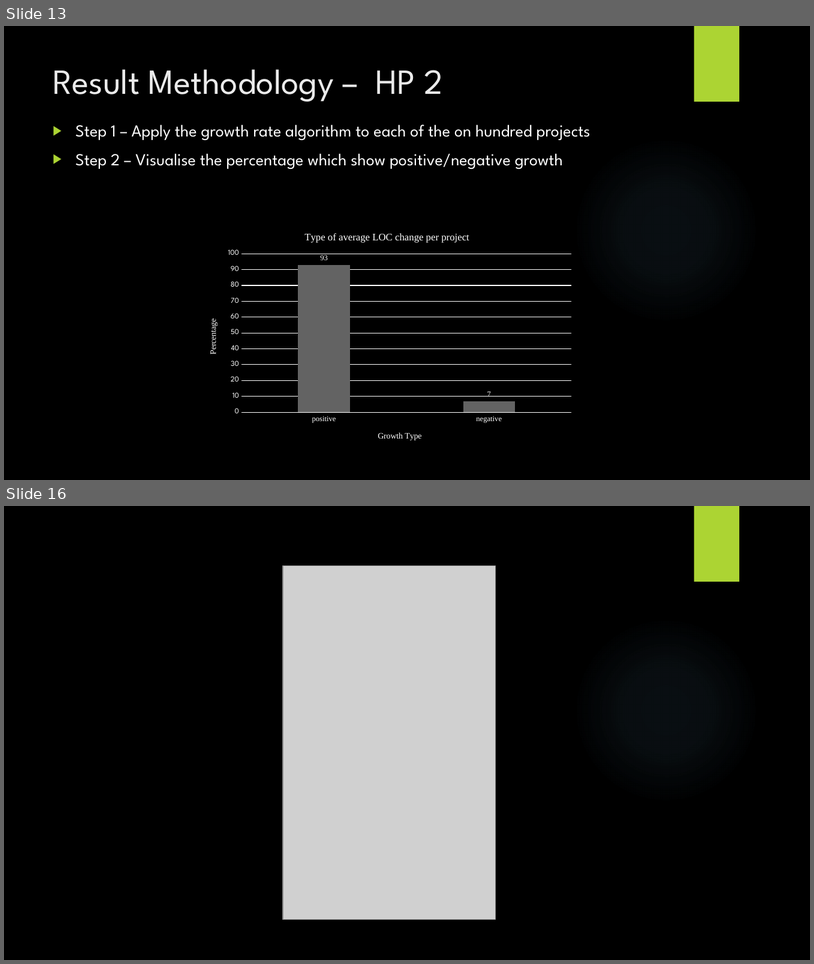
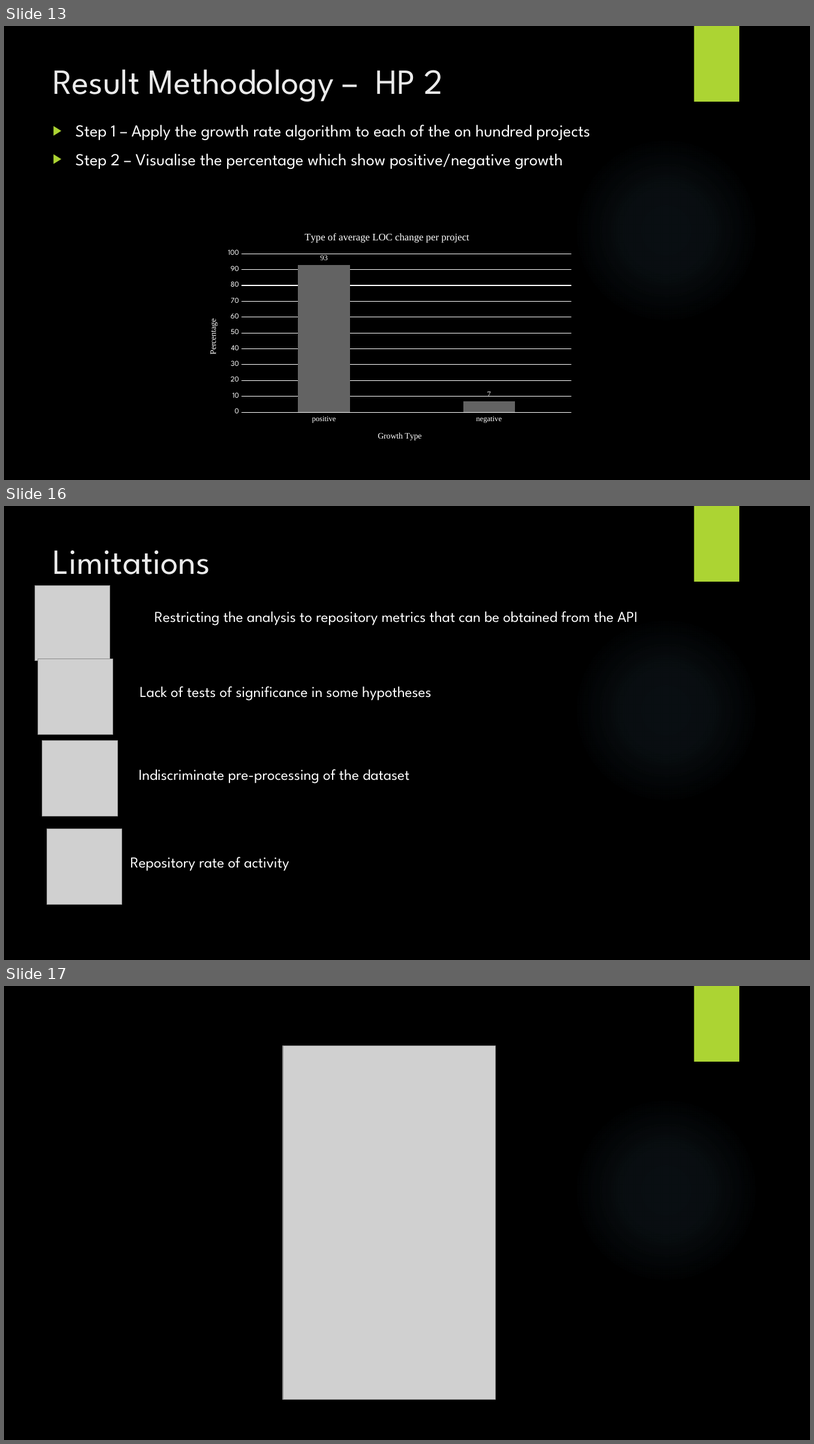
Before and after one commit to jordantoaster/Jordans-Repo, a slide deck: Research And Development Project/Documents/Resources/Presentation/PresentationLehman.pptx. Shown one above the other, each under a label of ours: slides 13 and 16 before the commit, slides 13, 16 and 17 after it; the slides between them are not shown. The pictures are 814x964 and 814x1444 pixels, drawn with LibreOffice and Linux fonts; fonts in the diff are those of the drawing; grey boxes stand for pictures; background and template pictures are left out. Boxes give left, top, right and bottom in pixels: in the first picture for what was removed or moved away, otherwise in the second. Text is boxed around its words. In the diff, an @@ line names an element or a change of style, - is before the commit and + after.

```diff
--- a/Research And Development Project/Documents/Resources/Presentation/PresentationLehman.pptx
+++ b/Research And Development Project/Documents/Resources/Presentation/PresentationLehman.pptx
@@ slide 16 added at (4,506,810,960), background picture (left out); not listed: 2 template elements that a slide beside it also shows @@
@@ title added at (53,550,210,574), 42 pt, text #EBEBEB @@
+Limitations
@@ picture added at (35,585,110,661) @@
@@ text added at (155,611,638,625), 18 pt, text #FFFFFF @@
+Restricting the analysis to repository metrics that can be obtained from the API
@@ picture added at (38,659,113,735) @@
@@ text added at (140,686,432,700), 18 pt, text #FFFFFF @@
+Lack of tests of significance in some hypotheses
@@ picture added at (42,740,118,816) @@
@@ text added at (139,769,410,783), 18 pt, text #FFFFFF @@
+Indiscriminate pre-processing of the dataset
@@ picture added at (47,828,123,904) @@
@@ text added at (131,856,289,871), 18 pt, text #FFFFFF @@
+Repository rate of activity
@@ what was slide 16 is now slide 17 @@
```
Also in this commit, not shown: 3 slides changed.
